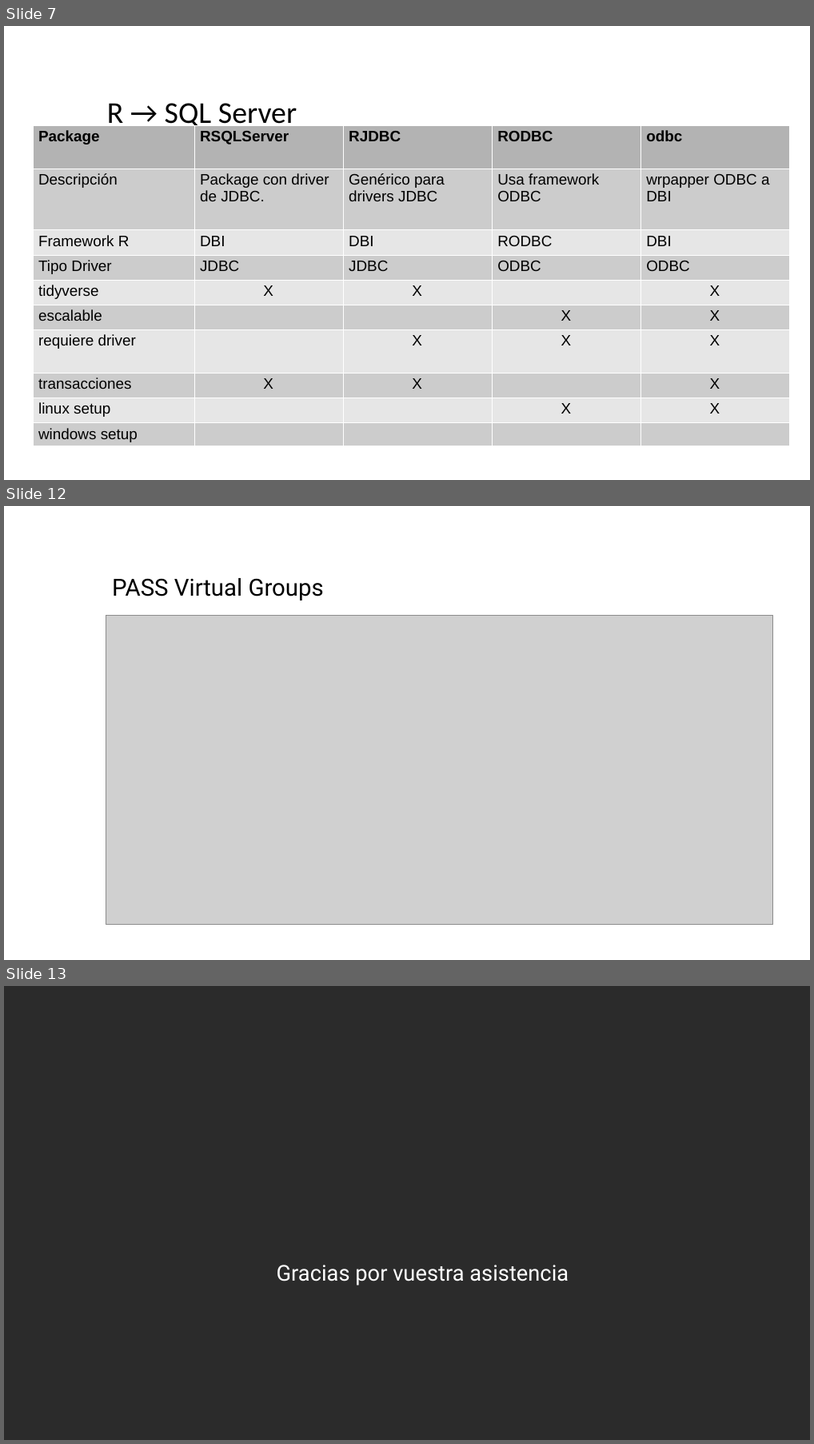
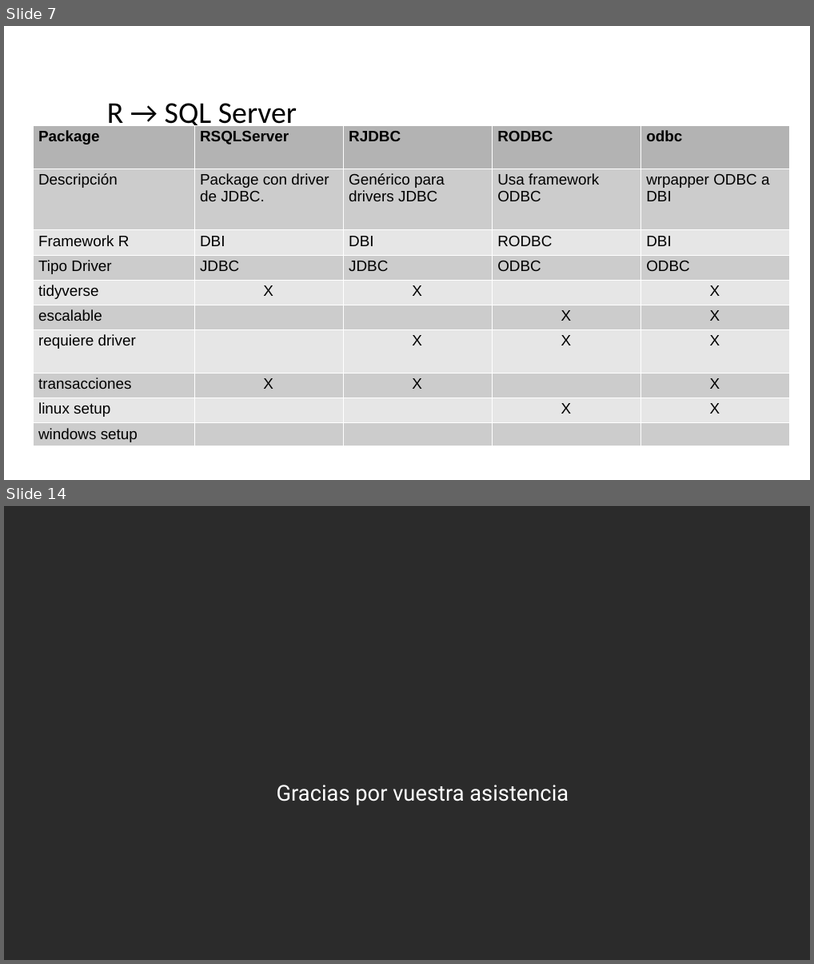
Before and after one commit to danielfm123/sqlsaturday2018, a slide deck: presentacion.pptx. Shown one above the other, each under a label of ours: slides 7, 12 and 13 before the commit, slides 7 and 14 after it; the slides between them are not shown. The pictures are 814x1444 and 814x964 pixels, drawn with LibreOffice and Linux fonts; fonts in the diff are those of the drawing; grey boxes stand for pictures; background and template pictures are left out; a plain dark background stands for a picture behind light text. Boxes give left, top, right and bottom in pixels: in the first picture for what was removed or moved away, otherwise in the second. Text is boxed around its words. In the diff, an @@ line names an element or a change of style, - is before the commit and + after.

```diff
--- a/presentacion.pptx
+++ b/presentacion.pptx
@@ slide 12 removed at <box>4,506,810,960</box>, background picture (left out) @@
@@ text removed at <box>112,578,324,600</box> @@
-PASS Virtual Groups
@@ picture removed at <box>106,615,774,924</box> @@
@@ what was slide 13 is now slide 14 @@
```
Also in this commit, not shown: 6 slides changed, 2 slides added.
